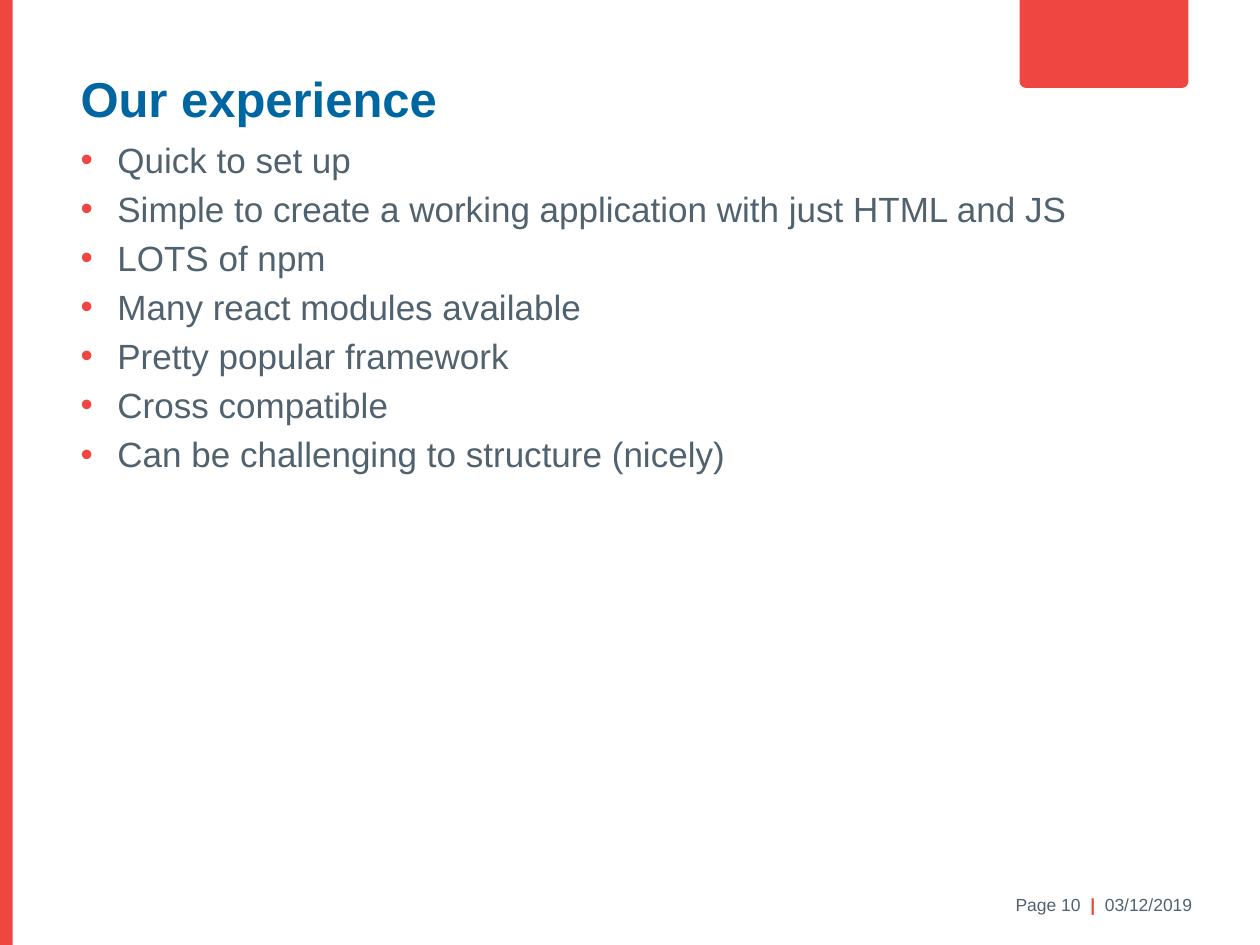
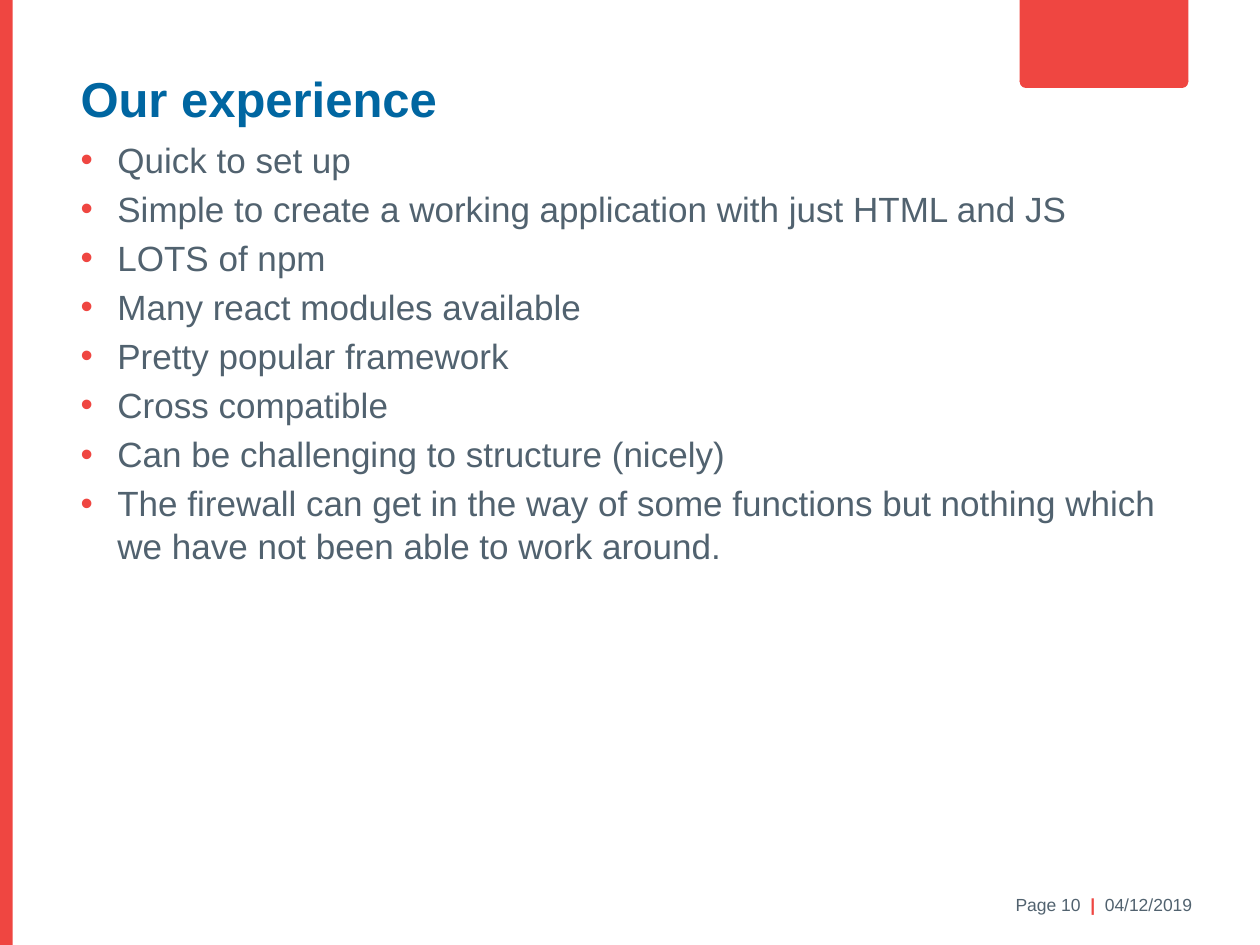
Before and after one commit to antonmaeso/HastingsPier, a slide deck: slide 10 of Electron Brownbag.pptx. Drawn at 1260x945 pixels with LibreOffice and Linux fonts; fonts in the diff are those of the drawing; background and template pictures are left out. Boxes give left, top, right and bottom in pixels: in the first picture for what was removed or moved away, otherwise in the second. Text is boxed around its words. In the diff, an @@ line names an element or a change of style, - is before the commit and + after.

```diff
--- a/Electron Brownbag.pptx
+++ b/Electron Brownbag.pptx
@@ text at <box>117,490,1155,560</box>: paragraph added @@
+• The firewall can get in the way of some functions but nothing which we have not been able to work around.
@@ text at <box>1016,898,1192,915</box>: text changed @@
-Page 10 | 03/12/2019
+Page 10 | 04/12/2019
```
Also in this commit, not shown: 3 other slides changed, 1 slide added, 1 slide removed, 4 other files.
